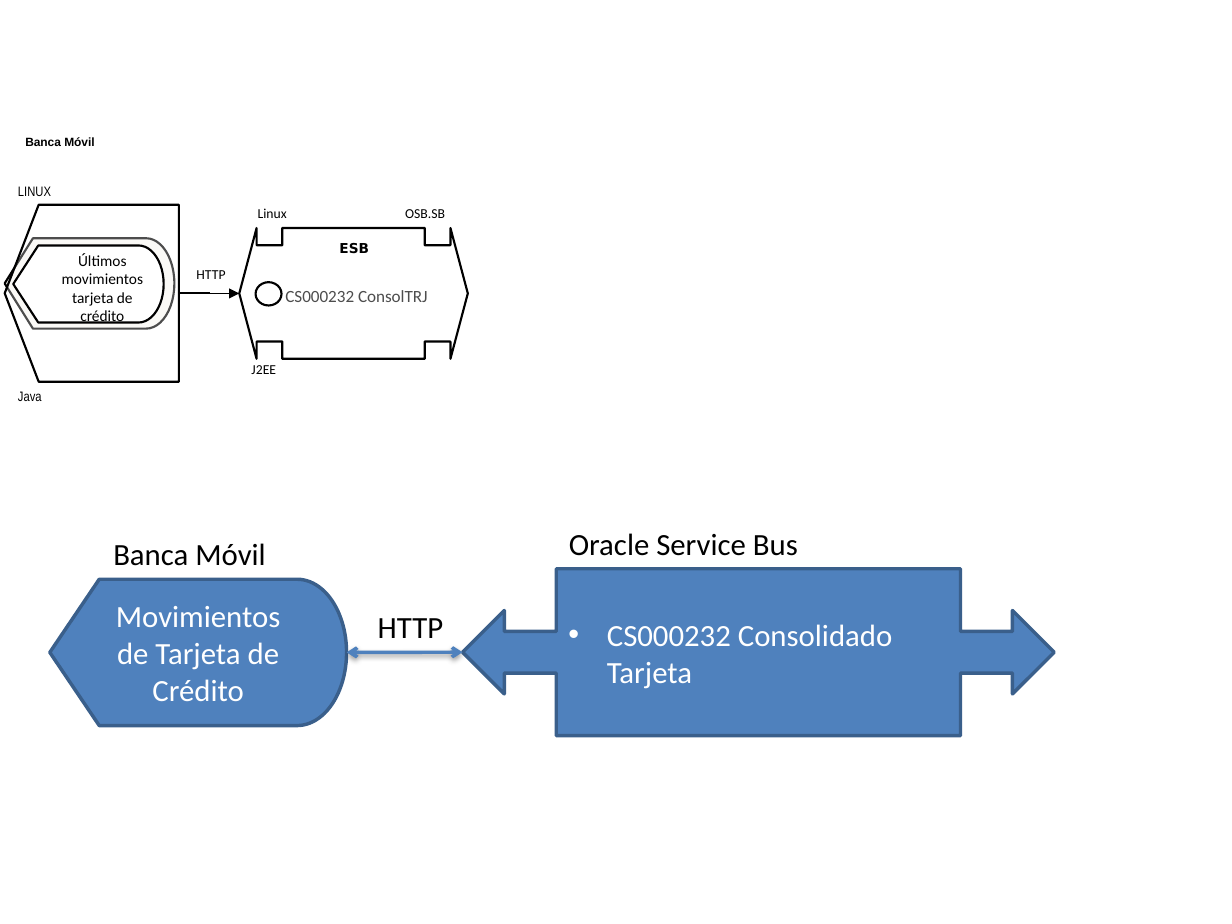
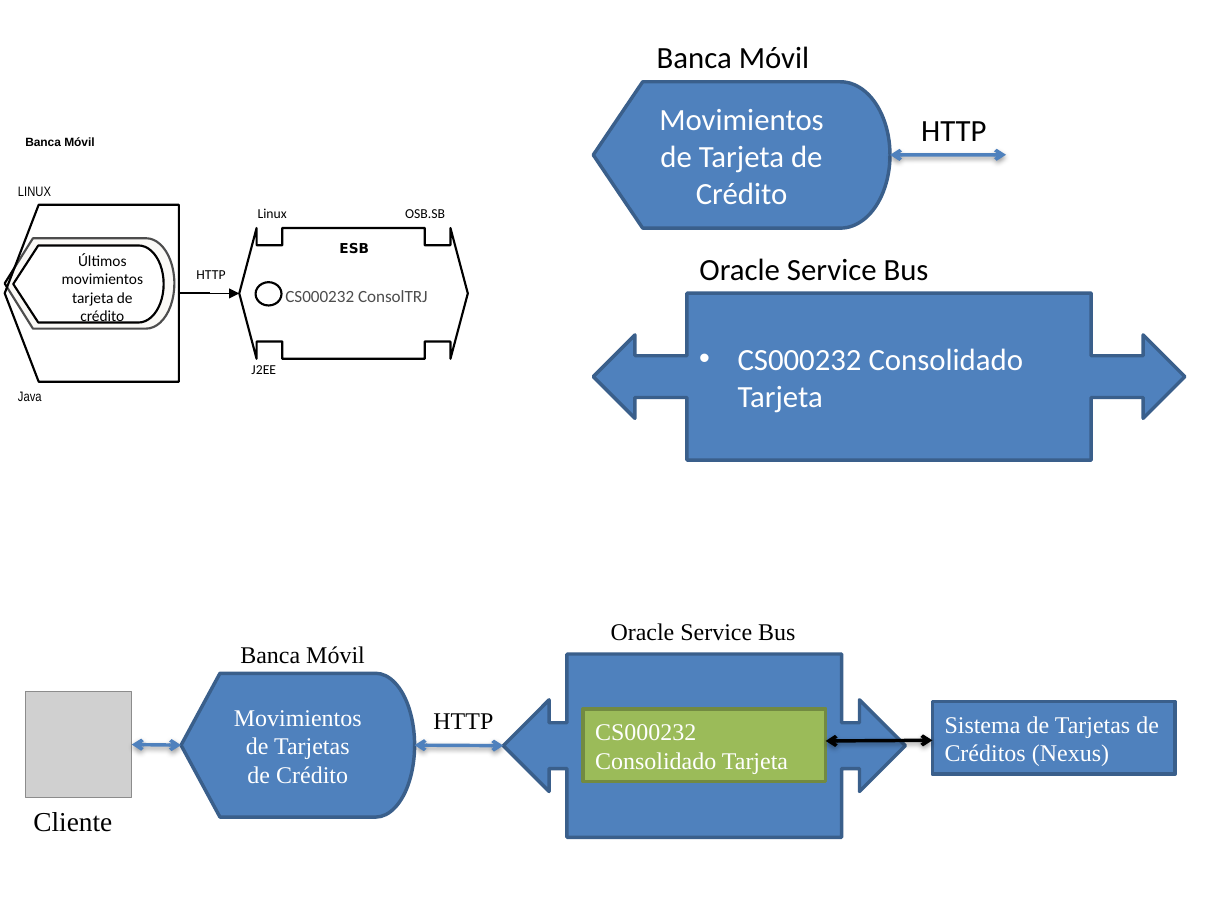
Before and after one commit to SergioCrda/TT2, a slide deck: slide 4 of servicio resumidos.pptx. Drawn at 1232x924 pixels with LibreOffice and Linux fonts; fonts in the diff are those of the drawing; grey boxes stand for pictures. Boxes give left, top, right and bottom in pixels: in the first picture for what was removed or moved away, otherwise in the second. Text is boxed around its words. In the diff, an @@ line names an element or a change of style, - is before the commit and + after.

```diff
--- a/servicio resumidos.pptx
+++ b/servicio resumidos.pptx
@@ flow chart display "Movimientos de Tarjeta de Crédito": place and size @@
-flow chart display "Movimientos de Tarjeta de Crédito" at bbox=[49, 579, 346, 726]
+flow chart display "Movimientos de Tarjeta de Crédito" at bbox=[594, 81, 891, 228]
@@ 2 texts, 1 double arrow: place and size @@
-2 texts, 1 double arrow at bbox=[113, 543, 462, 653]
+2 texts, 1 double arrow at bbox=[657, 46, 1007, 155]
@@ text "Oracle Service Bus": place and size @@
-text "Oracle Service Bus" at bbox=[569, 533, 798, 556]
+text "Oracle Service Bus" at bbox=[699, 258, 929, 281]
@@ left right arrow callout "CS000232 Consolidado Tarjeta": place and size @@
-left right arrow callout "CS000232 Consolidado Tarjeta" at bbox=[462, 569, 1053, 737]
+left right arrow callout "CS000232 Consolidado Tarjeta" at bbox=[594, 293, 1185, 461]
@@ text added at bbox=[611, 623, 795, 641], 14 pt, text #000000 @@
+Oracle Service Bus
@@ text added at bbox=[240, 646, 365, 664], 14 pt, text #000000 @@
+Banca Móvil
@@ left right arrow callout added at bbox=[504, 654, 906, 838], fill #4F81BD, outline #3A5F8C 2 pt @@
@@ flow chart display added at bbox=[181, 673, 415, 817], fill #4F81BD, outline #3A5F8C 2 pt, 14 pt, text #FFFFFF @@
+Movimientos de Tarjetas de Crédito
@@ picture added at bbox=[26, 691, 132, 797] @@
@@ text added at bbox=[433, 713, 493, 729], 14 pt, text #000000 @@
+HTTP
@@ rectangle added at bbox=[583, 708, 825, 781], fill #9BBB59, outline #738A42 2 pt, 14 pt, text #FFFFFF @@
+CS000232 Consolidado Tarjeta
@@ rectangle added at bbox=[933, 701, 1175, 774], fill #4F81BD, outline #3A5F8C 2 pt, 14 pt, text #FFFFFF @@
+Sistema de Tarjetas de Créditos (Nexus)
@@ double arrow added from (181, 745) to (132, 744), #4F81BD 2 pt @@
@@ double arrow added from (415, 745) to (504, 745), #4F81BD 2 pt @@
@@ double arrow added from (933, 740) to (825, 740), #000000 2 pt @@
@@ text added at bbox=[33, 812, 112, 832], 16 pt, text #000000 @@
+Cliente
```
Also in this commit, not shown: 13 other slides changed, 2 other files.
